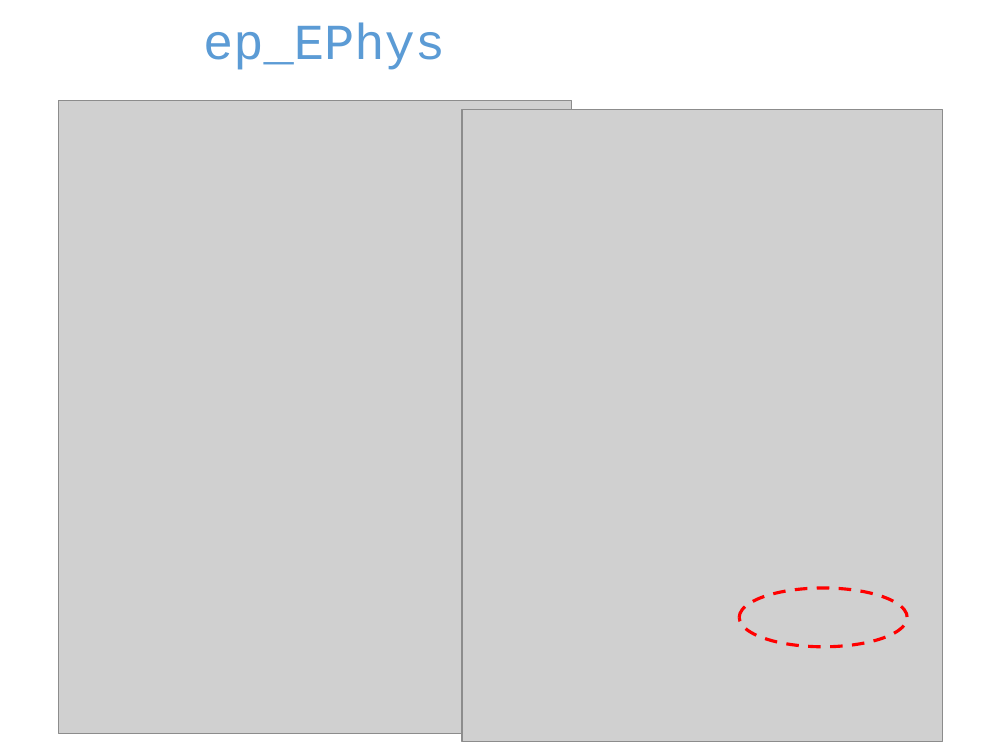
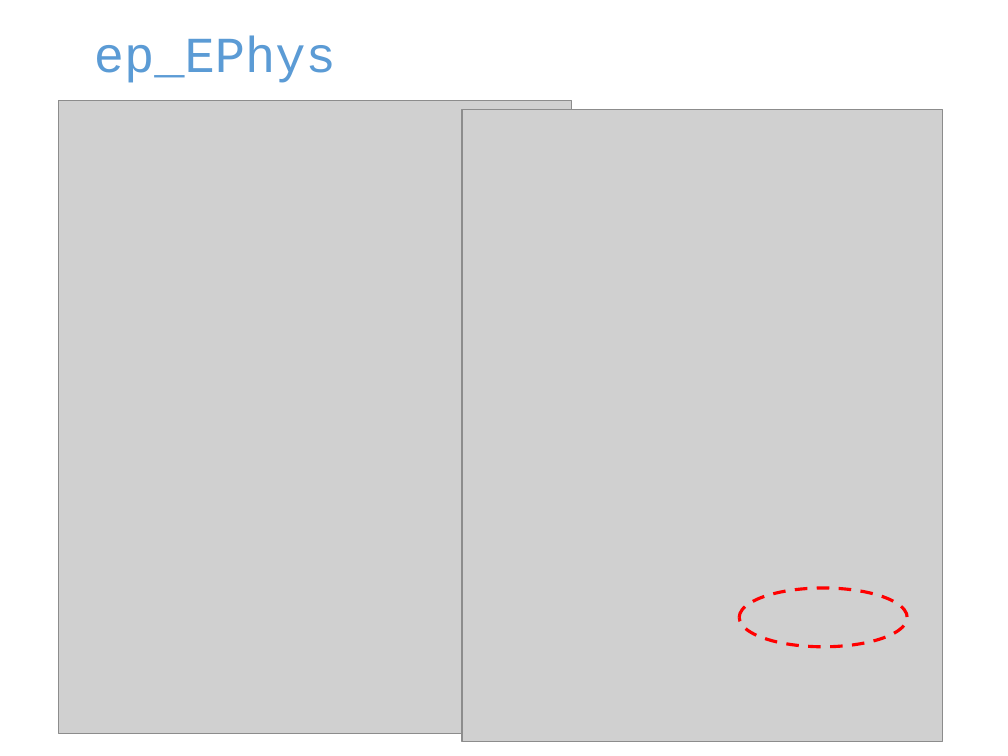
Before and after one commit to dstolz/epsych, a slide deck: slide 36 of trunk/Intro_to_ElectroPsych_Toolbox.pptx (slide 29 before the commit). Drawn at 1008x756 pixels with LibreOffice and Linux fonts; fonts in the diff are those of the drawing; grey boxes stand for pictures. Boxes give left, top, right and bottom in pixels: in the first picture for what was removed or moved away, otherwise in the second. Text is boxed around its words. In the diff, an @@ line names an element or a change of style, - is before the commit and + after.

```diff
--- a/trunk/Intro_to_ElectroPsych_Toolbox.pptx
+++ b/trunk/Intro_to_ElectroPsych_Toolbox.pptx
@@ text "ep_EPhys" moved from (x1=203, y1=23, x2=445, y2=70) to (x1=94, y1=35, x2=336, y2=83) @@
```
Also in this commit, not shown: 3 other slides changed, 9 slides added, 1 slide removed, 4 other files.
